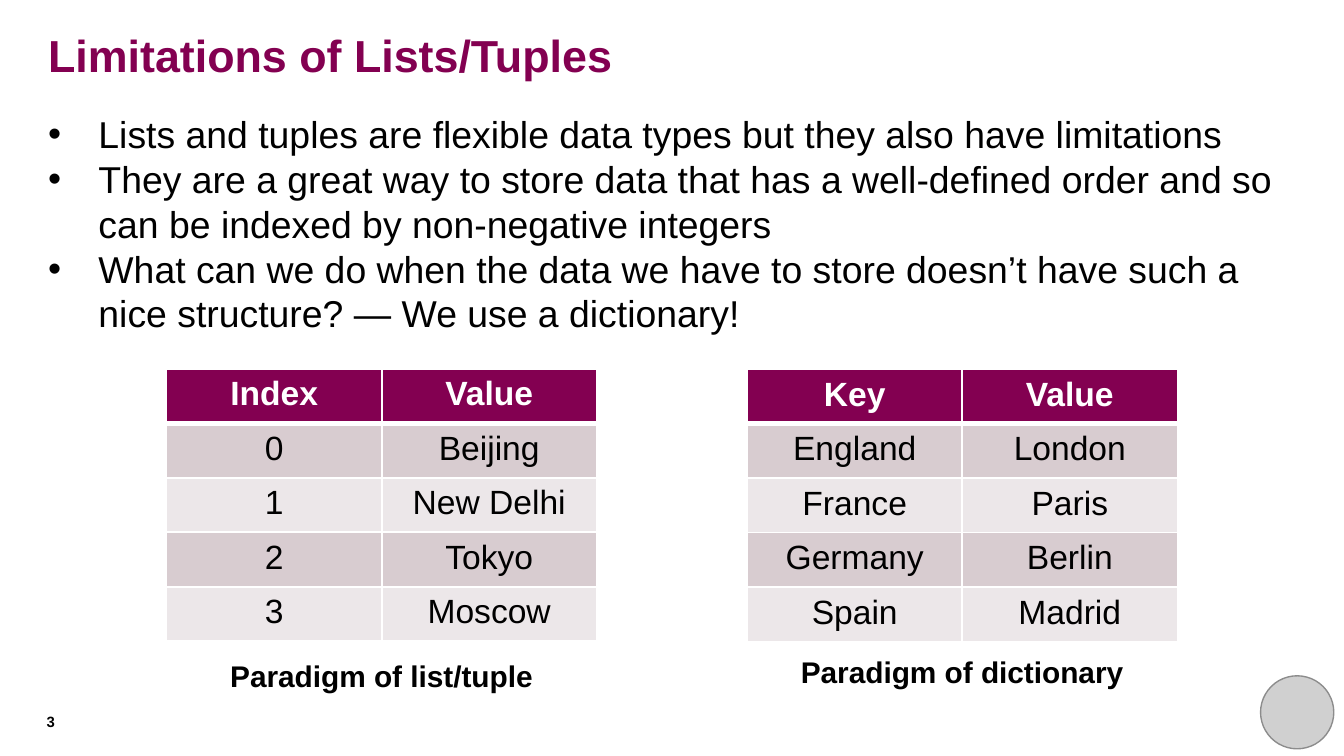
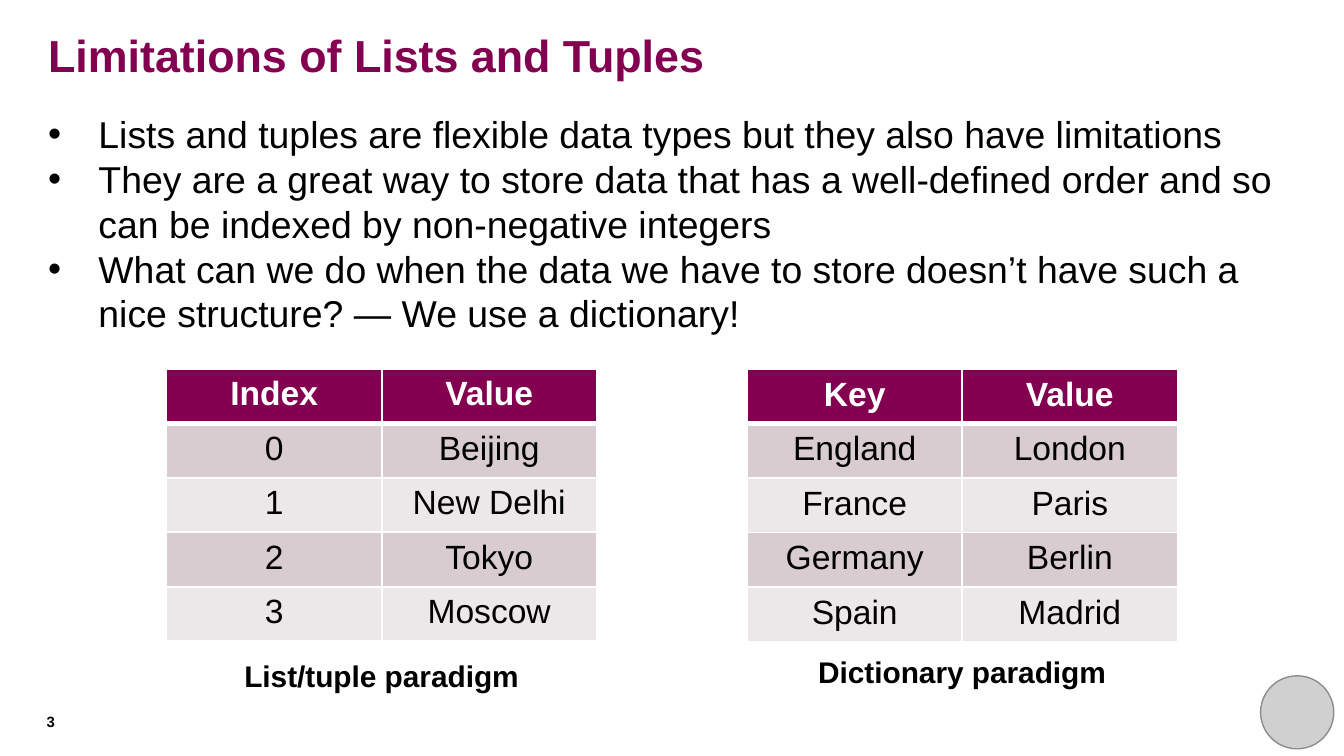
Before and after one commit to rkhetani/beginners-python, a slide deck: slide 3 of session_seven/session_seven_presentation.pptx. Drawn at 1344x756 pixels with LibreOffice and Linux fonts; fonts in the diff are those of the drawing; grey boxes stand for pictures. Boxes give left, top, right and bottom in pixels: in the first picture for what was removed or moved away, otherwise in the second. Text is boxed around its words. In the diff, an @@ line names an element or a change of style, - is before the commit and + after.

```diff
--- a/session_seven/session_seven_presentation.pptx
+++ b/session_seven/session_seven_presentation.pptx
@@ title at (48,39,704,81): text changed @@
-Limitations of Lists/Tuples
+Limitations of Lists and Tuples
@@ text at (244,665,519,693): text changed @@
-Paradigm of list/tuple
+List/tuple paradigm
@@ text at (818,661,1106,688): text changed @@
-Paradigm of dictionary
+Dictionary paradigm
```
Also in this commit, not shown: 6 other slides changed, 9 slides added, 6 slides removed.
